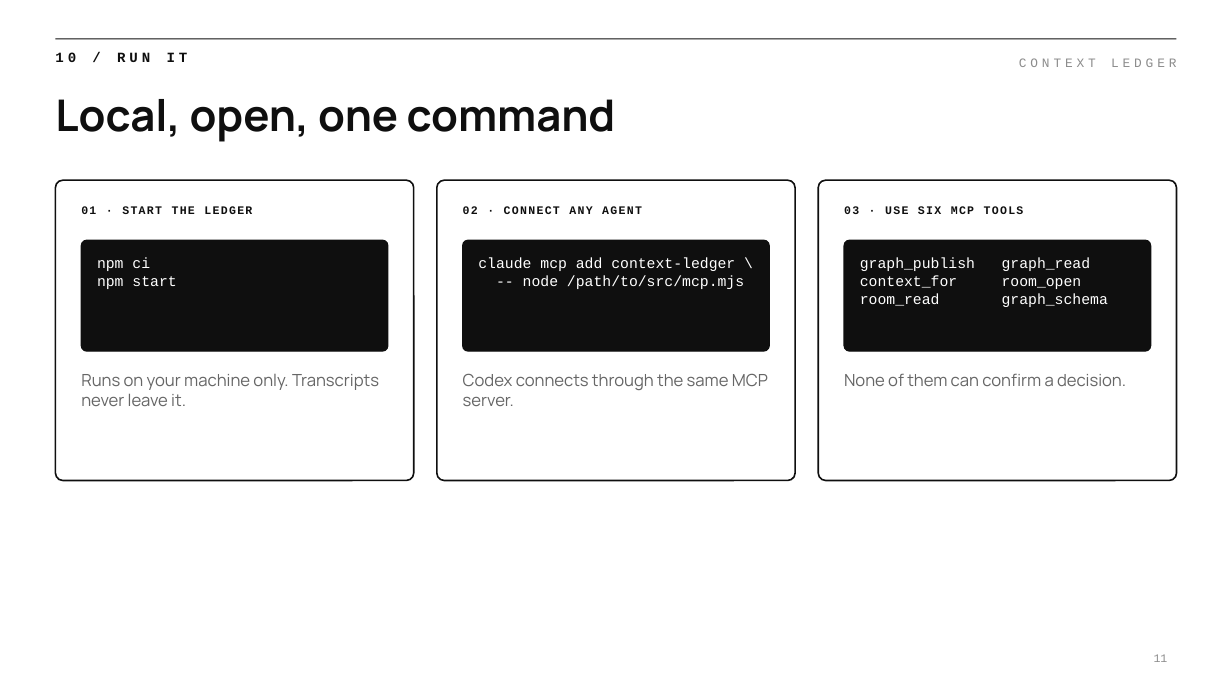
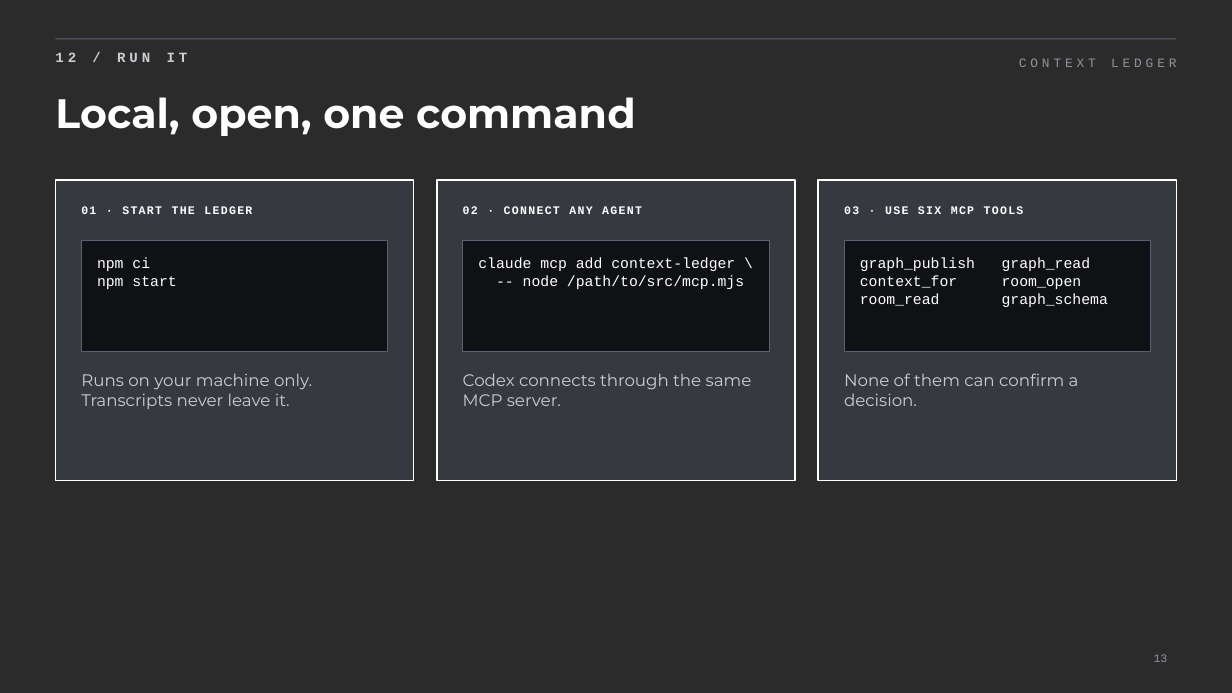
Before and after one commit to PricePepel/context-ledger, a slide deck: slide 13 of docs/context-ledger-deck.pptx (slide 11 before the commit). Drawn at 1232x693 pixels with LibreOffice and Linux fonts; fonts in the diff are those of the drawing; background and template pictures are left out; a plain dark background stands for a picture behind light text. Boxes give left, top, right and bottom in pixels: in the first picture for what was removed or moved away, otherwise in the second. Text is boxed around its words. In the diff, an @@ line names an element or a change of style, - is before the commit and + after.

```diff
--- a/docs/context-ledger-deck.pptx
+++ b/docs/context-ledger-deck.pptx
@@ background #FFFFFF to picture (left out) @@
@@ text at bbox=[55, 52, 188, 62]: text changed; text colour #0F0F0F to #C9CDD3 @@
-10 / RUN IT
+12 / RUN IT
@@ line (55, 39) - (1177, 39): stroke #0F0F0F 0.75 pt to #5A6170 0.75 pt @@
@@ text "CONTEXT LEDGER" at bbox=[1019, 58, 1176, 67]: text colour #8C8C8C to #8E949C @@
@@ title "Local, open, one command" at bbox=[55, 97, 635, 136]: size 34 to 32 pt, font Manrope to Montserrat, text colour #0F0F0F to #FFFFFF @@
@@ rounded rectangle to rectangle; fill #FFFFFF to #3A3E46 at 75% opacity; outline #0F0F0F 1.25 pt to #FFFFFF 1.25 pt in 3 elements at bbox=[55, 180, 414, 481], bbox=[437, 180, 796, 481], bbox=[819, 180, 1177, 481] @@
@@ text colour #0F0F0F to #FFFFFF in 3 elements at bbox=[81, 206, 252, 214], bbox=[463, 206, 642, 214], bbox=[844, 206, 1024, 214] @@
@@ rounded rectangle to rectangle; fill #0F0F0F to #0F1114; outline #0F0F0F 1 pt to #5A6170 0.75 pt in 3 elements at bbox=[81, 240, 388, 351], bbox=[463, 240, 770, 351], bbox=[845, 240, 1152, 351] @@
@@ font Manrope to Montserrat, text colour #666666 to #C9CDD3 in 3 elements at bbox=[81, 373, 312, 409], bbox=[463, 373, 752, 406], bbox=[844, 373, 1079, 406] @@
@@ page number at bbox=[1154, 654, 1168, 662]: text changed; text colour #8C8C8C to #8E949C @@
-11
+13
```
Also in this commit, not shown: 11 other slides changed, 2 slides added, 1 other file.
